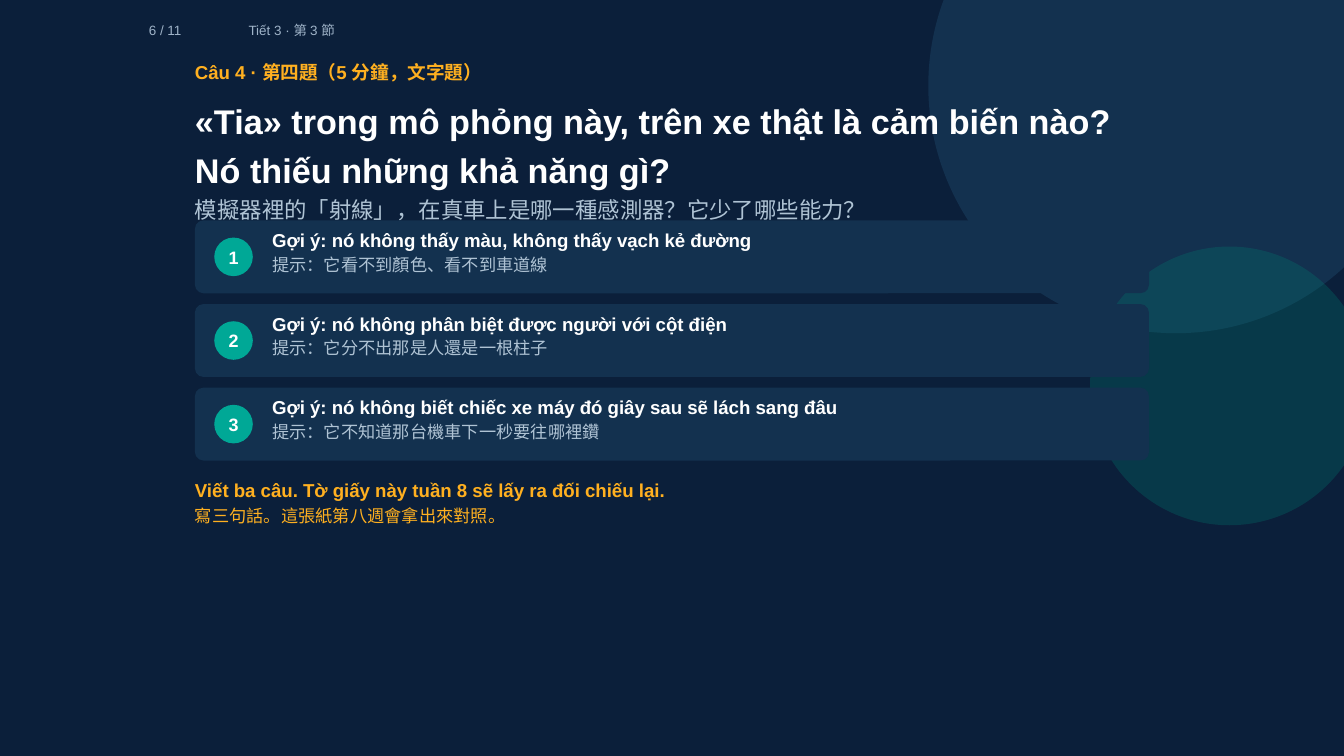
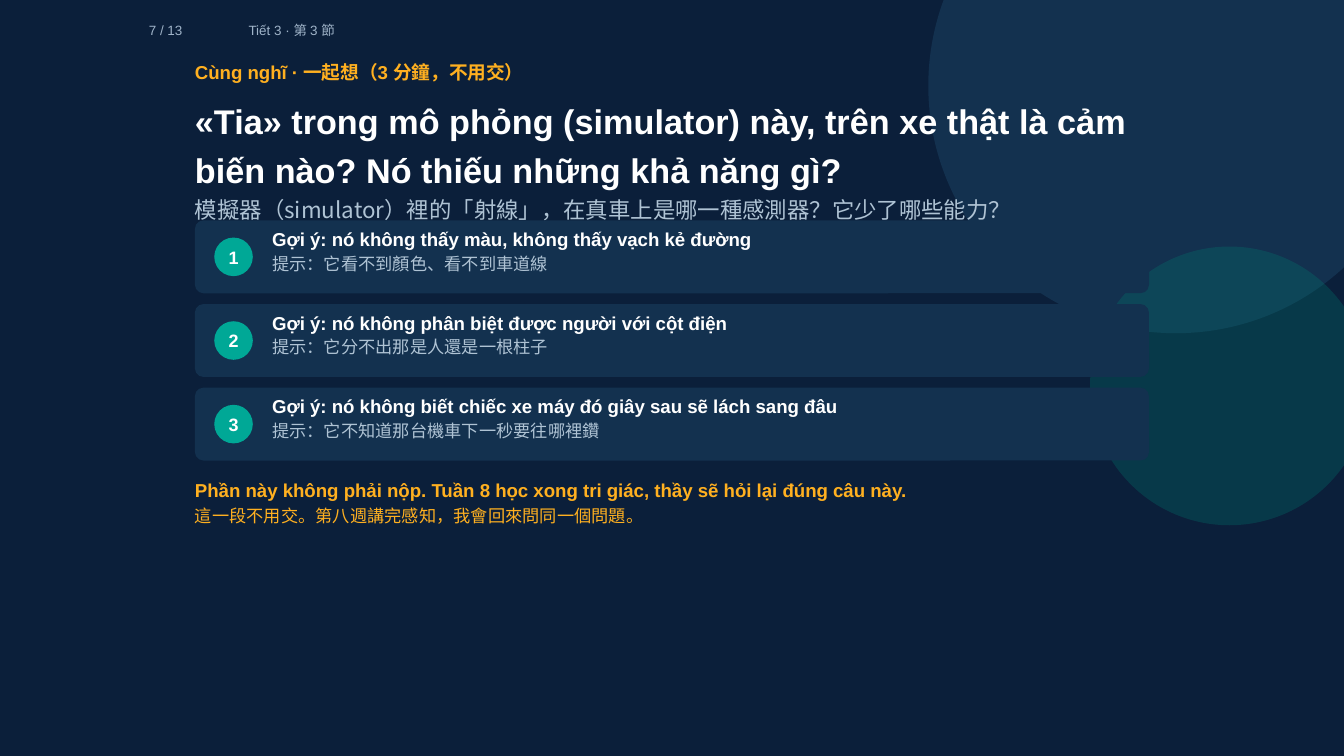
Before and after one commit to ch-neural/MITUST-Principles-of-Self-Driving-Cars, a slide deck: slide 7 of 第四週(10-01)/第四週_第3節_簡報.pptx (slide 6 before the commit). Drawn at 1344x756 pixels with LibreOffice and Linux fonts; fonts in the diff are those of the drawing. Boxes give left, top, right and bottom in pixels: in the first picture for what was removed or moved away, otherwise in the second. Text is boxed around its words. In the diff, an @@ line names an element or a change of style, - is before the commit and + after.

```diff
--- a/第四週(10-01)/第四週_第3節_簡報.pptx
+++ b/第四週(10-01)/第四週_第3節_簡報.pptx
@@ text at bbox=[149, 25, 182, 35]: text changed @@
-6 / 11
+7 / 13
@@ text at bbox=[195, 63, 523, 83]: text changed @@
-Câu 4 · 第四題（5 分鐘，文字題）
+Cùng nghĩ · 一起想（3 分鐘，不用交）
@@ text at bbox=[195, 108, 1126, 220]: text changed @@
-«Tia» trong mô phỏng này, trên xe thật là cảm biến nào? Nó thiếu những khả năng gì?
-模擬器裡的「射線」，在真車上是哪一種感測器？它少了哪些能力？
+«Tia» trong mô phỏng (simulator) này, trên xe thật là cảm biến nào? Nó thiếu những khả năng gì?
+模擬器（simulator）裡的「射線」，在真車上是哪一種感測器？它少了哪些能力？
@@ text at bbox=[195, 483, 906, 524]: text changed @@
-Viết ba câu. Tờ giấy này tuần 8 sẽ lấy ra đối chiếu lại.
-寫三句話。這張紙第八週會拿出來對照。
+Phần này không phải nộp. Tuần 8 học xong tri giác, thầy sẽ hỏi lại đúng câu này.
+這一段不用交。第八週講完感知，我會回來問同一個問題。
```
Also in this commit, not shown: 5 other slides changed, 7 slides added, 5 slides removed, 3 other files.
